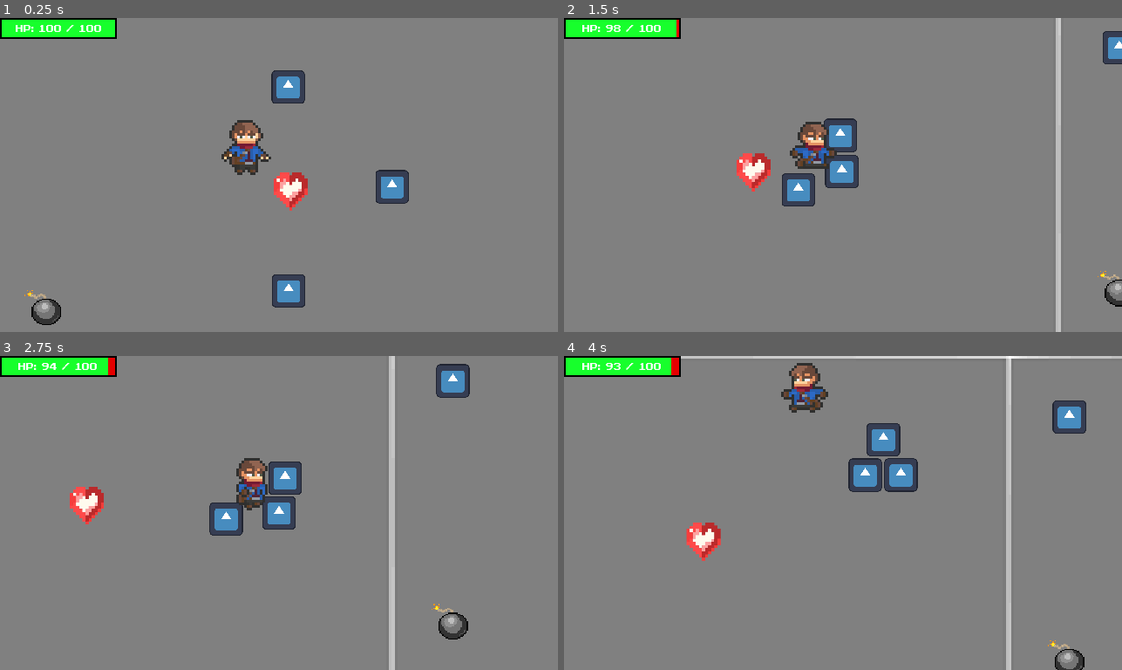
Above: before the commit, frames 1-4 (two rows, left to right).
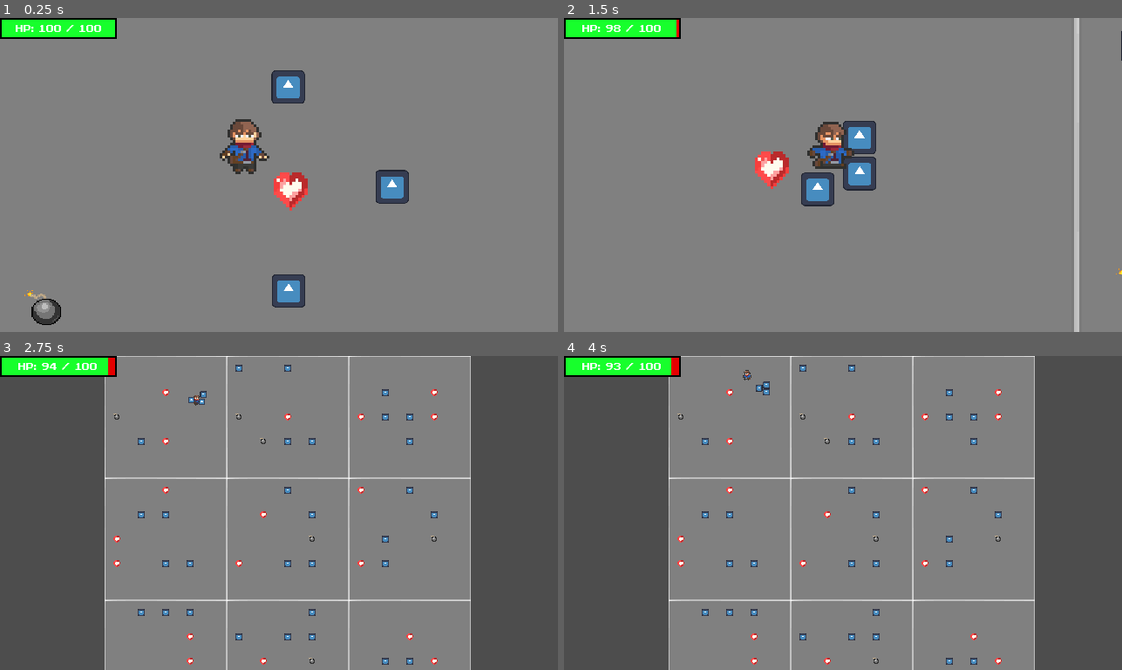
Above: after the commit, the same moments.

Repository: RickFqt/IA-Jogos
Game: Godot game, scene res://level.tscn
Two runs of this game, one before a commit and one after it. Both use one fixed random seed, a clock stepped at 60 frames per second and the inputs below. The engine's default icon, where the game draws it, is replaced by a stand-in: a white triangle on a blue panel in a dark square.
Inputs:
- Up to frame 1 (0.25 s): no input
- Up to frame 2 (1.5 s): hold D (move_right) 0.53-1.28 s; hold C (toggle_camera, bound only after the commit) 0.53-1.28 s; hold S (move_down) from 1.28 s (still down); tap C (toggle_camera, bound only after the commit) at 1.35 s
- Up to frame 3 (2.75 s): release S (move_down) at 2.03 s; hold D (move_right) from 2.03 s (still down); hold C (toggle_camera, bound only after the commit) from 2.03 s (still down)
- Up to frame 4 (4 s): release D (move_right) at 2.78 s; release C (toggle_camera, bound only after the commit) at 2.78 s; hold W (move_up) 2.78-3.53 s; tap C (toggle_camera, bound only after the commit) at 2.85 s; hold A (move_left) from 3.53 s (still down); hold C (toggle_camera, bound only after the commit) from 3.53 s (still down)

The runs differ from the first frame. In frame 1, 0.5% of the frame differs, in the area x 39-49%, y 32-50%; in frame 2, 6.5%; in frame 3, 41%, in the area x 0-100%, y 0-100%; in frame 4, 40%.

Commit message:
feat: Dynamic activation of near areas around player

Diff:
--- a/area.gd
+++ b/area.gd
@@ -1,14 +1,20 @@
 extends Node2D
 
-
+@onready var content = $Content
 # Called when the node enters the scene tree for the first time.
 func _ready() -> void:
 	set_up()
+	set_process(true)
 
+func _process(_delta):
+	var player_inside = false
+	for body in %AreaOfActivation.get_overlapping_bodies():
+		if body.is_in_group("Player"):
+			player_inside = true
+			break
 
-# Called every frame. 'delta' is the elapsed time since the previous frame.
-func _process(delta: float) -> void:
-	pass
+	set_active(player_inside)  # agora os inimigos já existem
+	set_process(false) # só roda 1 vez
 
 func set_up() -> void:
 	var lines = 4
@@ -22,3 +28,21 @@
 			var marker = Marker2D.new()
 			marker.position = Vector2(line*gap + margin, collumn*gap + margin)
 			%SpawnPoints.add_child(marker)
+
+func set_active(active : bool) -> void:
+	#content.visible = active
+	#content.set_process(active)
+	#content.set_physics_process(active)
+	#for child in content.get_children():
+		#child.set_process(active)
+		#child.set_physics_process(active)
+
+	for body in %AreaOfActivation.get_overlapping_bodies():
+		if body.is_in_group("Enemy"):
+			body.set_process(active)
+			body.set_physics_process(active)
+			body.visible = active
+	for area in %AreaOfActivation.get_overlapping_areas():
+		if area.is_in_group("Collectable"):
+			area.set_process(active)
+			area.visible = active
--- a/area.tscn
+++ b/area.tscn
@@ -1,16 +1,30 @@
-[gd_scene load_steps=3 format=3 uid="uid://iql1uinbl6a5"]
+[gd_scene load_steps=4 format=3 uid="uid://iql1uinbl6a5"]
 
 [ext_resource type="Script" path="res://area.gd" id="1_5w5it"]
 [ext_resource type="Texture2D" uid="uid://yog6s0bomoxf" path="res://sprites/graysquare.png" id="1_kh0to"]
 
-[node name="Area" type="Node2D"]
+[sub_resource type="RectangleShape2D" id="RectangleShape2D_poydf"]
+size = Vector2(700, 700)
+
+[node name="Area" type="Node2D" groups=["Chunk"]]
 script = ExtResource("1_5w5it")
 
-[node name="TextureRect" type="TextureRect" parent="."]
+[node name="Content" type="Node2D" parent="."]
+
+[node name="TextureRect" type="TextureRect" parent="Content"]
 unique_name_in_owner = true
 offset_right = 700.0
 offset_bottom = 700.0
 texture = ExtResource("1_kh0to")
 
-[node name="SpawnPoints" type="Node" parent="."]
+[node name="SpawnPoints" type="Node" parent="Content"]
 unique_name_in_owner = true
+
+[node name="AreaOfActivation" type="Area2D" parent="Content"]
+unique_name_in_owner = true
+collision_layer = 16
+collision_mask = 7
+
+[node name="CollisionShape2D" type="CollisionShape2D" parent="Content/AreaOfActivation"]
+position = Vector2(350, 350)
+shape = SubResource("RectangleShape2D_poydf")
--- a/bomb_collectable.tscn
+++ b/bomb_collectable.tscn
@@ -8,7 +8,7 @@
 [sub_resource type="CircleShape2D" id="CircleShape2D_6skyi"]
 radius = 50.0
 
-[node name="BombCollectable" type="Area2D"]
+[node name="BombCollectable" type="Area2D" groups=["Collectable"]]
 scale = Vector2(2, 2)
 collision_layer = 4
 collision_mask = 3
--- a/level.gd
+++ b/level.gd
@@ -28,7 +28,7 @@
 			$Grid.add_child(q)
 
 			var spawn_points = []
-			for marker in q.get_node("SpawnPoints").get_children():
+			for marker in q.get_node("Content/SpawnPoints").get_children():
 				var global_pos = q.position + marker.position
 				spawn_points.append(global_pos)
 
@@ -50,3 +50,11 @@
 				var item = scene.instantiate()
 				item.position = pos
 				%Collectables.add_child(item)
+
+
+func _input(event: InputEvent) -> void:
+	if event.is_action_pressed("toggle_camera"):
+		if %GlobalView.is_current():
+			%Player/Camera2D.make_current()
+		else:
+			%GlobalView.make_current()
--- a/level.tscn
+++ b/level.tscn
@@ -22,3 +22,11 @@
 
 [node name="Hud" parent="." instance=ExtResource("3_4m4a6")]
 unique_name_in_owner = true
+
+[node name="GlobalView" type="Camera2D" parent="."]
+unique_name_in_owner = true
+zoom = Vector2(0.2, 0.2)
+limit_left = 0
+limit_top = 0
+limit_right = 2600
+limit_bottom = 2600
--- a/life_collectable.tscn
+++ b/life_collectable.tscn
@@ -6,7 +6,7 @@
 [sub_resource type="CircleShape2D" id="CircleShape2D_btp7g"]
 radius = 106.69
 
-[node name="LifeCollectable" type="Area2D"]
+[node name="LifeCollectable" type="Area2D" groups=["Collectable"]]
 scale = Vector2(0.2, 0.2)
 script = ExtResource("1_cc8av")
 
--- a/player.gd
+++ b/player.gd
@@ -7,6 +7,7 @@
 
 func _ready():
 	health = max_health
+	set_area_proximity_detector()
 
 func _physics_process(delta: float) -> void:
 	var direction = Input.get_vector("move_left", "move_right", "move_up", "move_down")
@@ -39,3 +40,20 @@
 func heal(amount : int) -> void:
 	health = min(max_health, health + amount)
 	health_changed.emit()
+
+func set_area_proximity_detector():
+
+
+	var camera_size = get_viewport_rect().size
+	camera_size *= 1.2
+	$ProximityDetector/CollisionShape2D.shape.size = camera_size
+
+
+
+func _on_proximity_detector_area_entered(area: Area2D) -> void:
+	if area.get_parent().get_parent().is_in_group("Chunk"):
+		area.get_parent().get_parent().set_active(true)
+
+func _on_proximity_detector_area_exited(area: Area2D) -> void:
+	if area.get_parent().get_parent().is_in_group("Chunk"):
+		area.get_parent().get_parent().set_active(false)
--- a/player.tscn
+++ b/player.tscn
@@ -166,23 +166,24 @@
 [sub_resource type="CircleShape2D" id="CircleShape2D_mwqhu"]
 radius = 3.0
 
+[sub_resource type="RectangleShape2D" id="RectangleShape2D_dosge"]
+
 [sub_resource type="CapsuleShape2D" id="CapsuleShape2D_n14x2"]
 radius = 8.0
 height = 21.3333
 
 [node name="Player" type="CharacterBody2D" groups=["Player"]]
 position = Vector2(38, 2)
-scale = Vector2(3, 3)
 collision_mask = 11
 script = ExtResource("1_o53au")
 
 [node name="AnimatedSprite2D" type="AnimatedSprite2D" parent="."]
 unique_name_in_owner = true
-position = Vector2(-11, -15)
+position = Vector2(-35, -46)
+scale = Vector2(3, 3)
 sprite_frames = SubResource("SpriteFrames_jo73u")
-animation = &"idle"
+animation = &"walking"
 autoplay = "idle"
-frame_progress = 0.715081
 
 [node name="Camera2D" type="Camera2D" parent="."]
 limit_left = 0
@@ -193,11 +194,23 @@
 position_smoothing_speed = 10.0
 
 [node name="CollisionShape2D" type="CollisionShape2D" parent="."]
-position = Vector2(-13, -5.66666)
+position = Vector2(-39, -19)
+scale = Vector2(3, 3)
 shape = SubResource("CircleShape2D_mwqhu")
+
+[node name="ProximityDetector" type="Area2D" parent="."]
+unique_name_in_owner = true
+collision_layer = 16
+collision_mask = 16
+
+[node name="CollisionShape2D" type="CollisionShape2D" parent="ProximityDetector"]
+position = Vector2(-39, -30)
+shape = SubResource("RectangleShape2D_dosge")
+debug_color = Color(0.0843639, 0.646335, 0.169884, 0.42)
 
 [node name="HurtBox" type="Area2D" parent="."]
 unique_name_in_owner = true
+scale = Vector2(3, 3)
 collision_layer = 0
 collision_mask = 2
 
@@ -205,3 +218,6 @@
 position = Vector2(-13, -10)
 shape = SubResource("CapsuleShape2D_n14x2")
 debug_color = Color(0.90613, 0.288584, 0.247457, 0.42)
+
+[connection signal="area_entered" from="ProximityDetector" to="." method="_on_proximity_detector_area_entered"]
+[connection signal="area_exited" from="ProximityDetector" to="." method="_on_proximity_detector_area_exited"]
--- a/project.godot
+++ b/project.godot
@@ -21,6 +21,10 @@
 window/size/viewport_height=360
 window/stretch/mode="viewport"
 
+[global_group]
+
+Collectable=""
+
 [input]
 
 move_right={
@@ -43,6 +47,11 @@
 "events": [Object(InputEventKey,"resource_local_to_scene":false,"resource_name":"","device":-1,"window_id":0,"alt_press …(192 unchanged characters)…
 ]
 }
+toggle_camera={
+"deadzone": 0.5,
+"events": [Object(InputEventKey,"resource_local_to_scene":false,"resource_name":"","device":-1,"window_id":0,"alt_pressed":false,"shift_pressed":false,"ctrl_pressed":false,"meta_pressed":false,"pressed":false,"keycode":0,"physical_keycode":67,"key_label":0,"unicode":99,"location":0,"echo":false,"script":null)
+]
+}
 
 [layer_names]
 
@@ -53,6 +62,7 @@
 2d_physics/layer_2="Enemy"
 2d_physics/layer_3="Collectable"
 2d_physics/layer_4="Scene"
+2d_physics/layer_5="Area"
 
 [rendering]
 
Not shown: 1 places in player.tscn that only renumber resources
